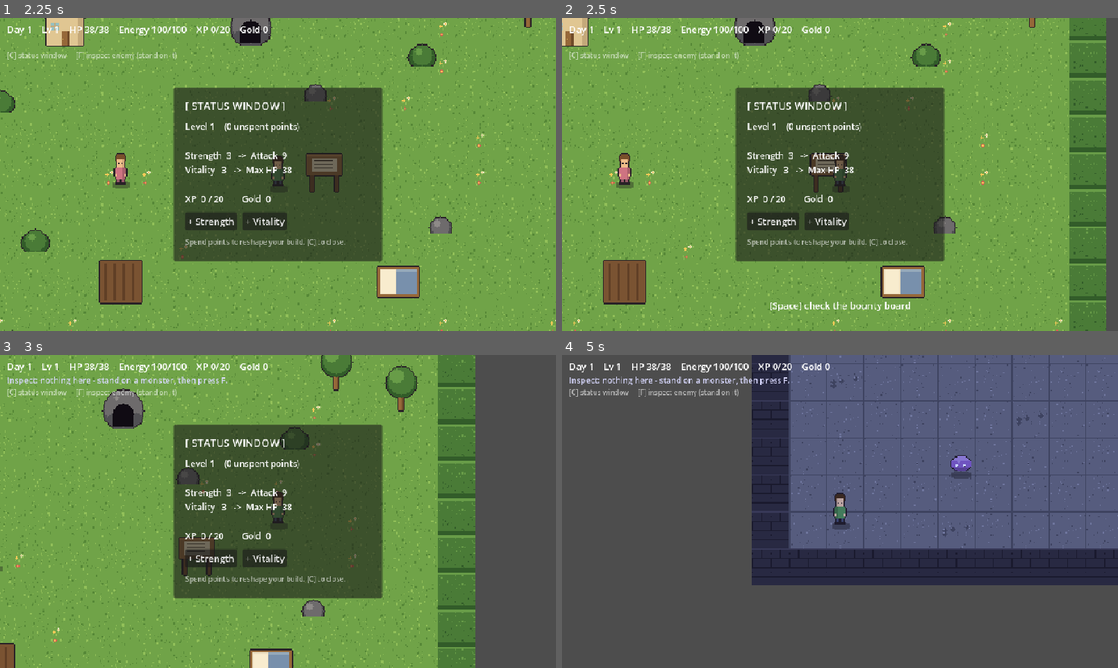
Above: before the commit, frames 1-4 (two rows, left to right).
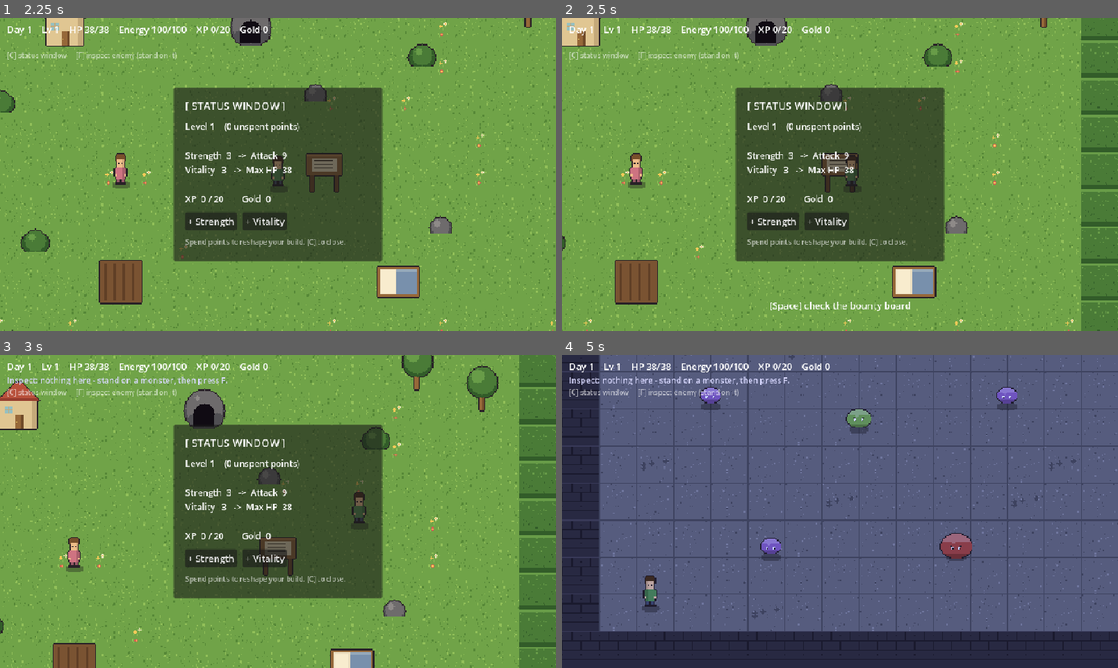
Above: after the commit, the same moments.

Repository: fkenmar/Altiare
Game: Godot game, scene res://scenes/Intro.tscn
Two runs of this game, one before a commit and one after it. Both use one fixed random seed, a clock stepped at 60 frames per second and the inputs below.
Inputs:
- Up to frame 1 (2.25 s): tap Enter (ui_accept) at 0.5, 0.77, 1.25, 1.52, 2 s; hold D 0.53-1.28 s; tap C at 0.6, 2.1 s; hold S 1.28-2.03 s; tap F at 1.35 s; hold D from 2.03 s (still down)
- Up to frame 2 (2.5 s): keep holding D
- Up to frame 3 (3 s): release D at 2.78 s; hold W from 2.78 s (still down); tap F at 2.85 s
- Up to frame 4 (5 s): tap Enter (ui_accept) at 3.02, 3.77, 4.52 s; tap F at 3.5, 4.35 s; release W at 3.53 s; hold A from 3.53 s (still down); tap C at 3.6 s

Frame 1 is identical in both runs. In frame 2, 16% of the frame differs, in the area x 0-100%, y 0-100%; in frame 3, 34%; in frame 4, 67%.

Commit message:
Graphics polish: camera-to-map limits, shared decoration textures, drop dead consts; doc update

Diff:
--- a/scripts/Dungeon.gd
+++ b/scripts/Dungeon.gd
@@ -20,6 +20,16 @@
 	TileFloorBuilder.build(_ground, WIDTH, HEIGHT, TILE_SIZE, "dungeon")
 	GameState.player_fainted.connect(_on_player_fainted)
 	_scale_monsters()
+	_clamp_camera()
+
+## Clamp the player's camera to the dungeon bounds so the zoom never shows the void.
+func _clamp_camera() -> void:
+	var cam := get_node_or_null("Player/Camera2D") as Camera2D
+	if cam:
+		cam.limit_left = 0
+		cam.limit_top = 0
+		cam.limit_right = WIDTH * TILE_SIZE
+		cam.limit_bottom = HEIGHT * TILE_SIZE
 
 ## Each dive (the scene is freshly reloaded, so monsters respawn) scales to the player's
 ## level, keeping the dungeon a meaningful reason to descend on day 10 as on day 1.
--- a/scripts/PixelArt.gd
+++ b/scripts/PixelArt.gd
@@ -13,9 +13,6 @@
 const GRASS := Color8(112, 170, 84)
 const GRASS_DK := Color8(86, 142, 64)
 const GRASS_LT := Color8(146, 200, 104)
-
-const PATH := Color8(176, 140, 96)
-const PATH_DK := Color8(146, 112, 74)
 
 const HEDGE := Color8(74, 128, 64)
 const HEDGE_DK := Color8(50, 96, 48)
--- a/scripts/Town.gd
+++ b/scripts/Town.gd
@@ -1,9 +1,10 @@
 extends Node2D
 
 ## The town level root (y-sorted, so the player passes behind taller things). Builds
-## its grassy floor via TileFloorBuilder and scatters non-colliding decoration to make
-## the place feel lived-in. Walls, buildings, the bed, dungeon door, NPC, board, garden,
-## and the player live in Town.tscn. Collision is on the StaticBody2D wall border.
+## its grassy floor via TileFloorBuilder, scatters non-colliding decoration to make the
+## place feel lived-in, and clamps the camera to the map so no void shows at the edges.
+## Walls, buildings, bed, dungeon door, NPC, board, garden, and the player live in
+## Town.tscn. Collision is on the StaticBody2D wall border.
 
 const TileFloorBuilder = preload("res://scripts/TileFloorBuilder.gd")
 const PixelArt = preload("res://scripts/PixelArt.gd")
@@ -24,16 +25,30 @@
 func _ready() -> void:
 	TileFloorBuilder.build(_ground, WIDTH, HEIGHT, TILE_SIZE, "town")
 	_scatter_decor()
+	_clamp_camera()
 
 func _scatter_decor() -> void:
+	var cache := {}  # one texture per kind, shared across instances
 	for item in DECOR:
+		var kind: String = item[0]
+		if not cache.has(kind):
+			match kind:
+				"tree":
+					cache[kind] = PixelArt.tree()
+				"bush":
+					cache[kind] = PixelArt.bush()
+				"rock":
+					cache[kind] = PixelArt.rock()
 		var s := Sprite2D.new()
-		match item[0]:
-			"tree":
-				s.texture = PixelArt.tree()
-			"bush":
-				s.texture = PixelArt.bush()
-			"rock":
-				s.texture = PixelArt.rock()
+		s.texture = cache[kind]
 		s.position = Vector2(item[1], item[2])
 		add_child(s)  # direct child of the y-sorted Town, so it sorts against the player
+
+## Clamp the player's camera to the map bounds so the cozy 2x zoom never shows the void.
+func _clamp_camera() -> void:
+	var cam := get_node_or_null("Player/Camera2D") as Camera2D
+	if cam:
+		cam.limit_left = 0
+		cam.limit_top = 0
+		cam.limit_right = WIDTH * TILE_SIZE
+		cam.limit_bottom = HEIGHT * TILE_SIZE
Not shown, changed: CLAUDE.md
